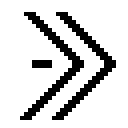
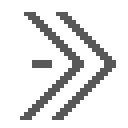
Layer changes from the first (128, 128) image to the second:
painted on "Layer" over [20, 12, 116, 120]
